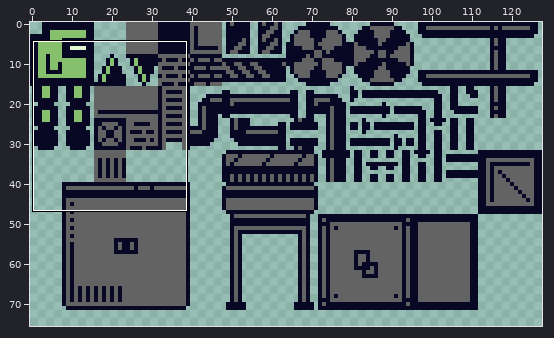
Edited in one commit: sprite sheet (Art/Tilesheet.png). Above, an overview of the earlier version with the close-up marked.
Close-up. The starting point:
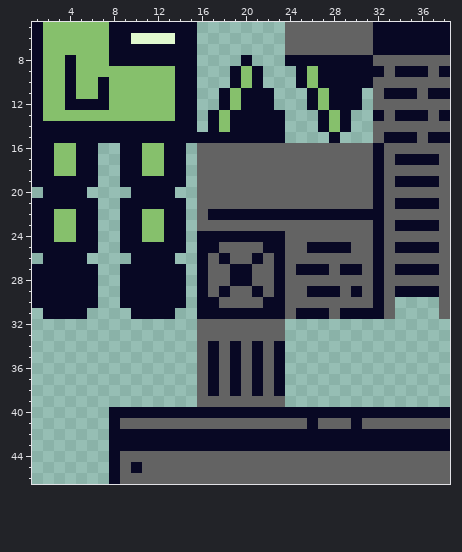
The file is 128x128 pixels. Shown: x 1..38, y 5..46. The wide view leaves out empty margins.
New version:
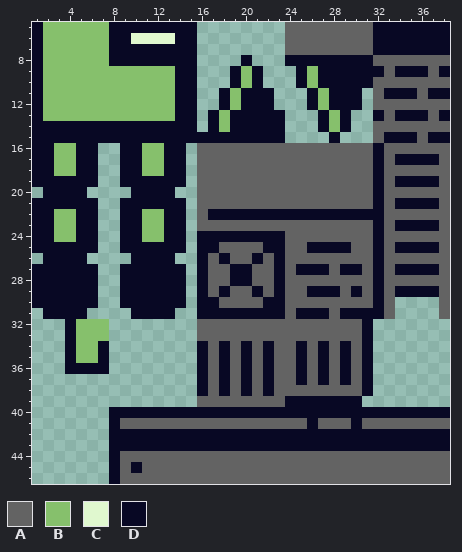
Palette (. is transparent): A #636363  B #86c06c  C #e0f8cf  D #080824
Changes in this commit:
@@ x 2..9 @@
  7 BBBBBBDD
- 8 BBDBBBDD
- 9 BBDBBBBB
-10 BBDBBDBB
-11 BBDBBDBB
-12 BBDDDDBB
+ 8 BBBBBBDD
+ 9 BBBBBBBB
+10 BBBBBBBB
+11 BBBBBBBB
+12 BBBBBBBB
 13 BBBBBBBB
@@ x 1..38 @@
 31 .DDDD....DDDD..DDDDDDDDADDDADDDDA....A
-32 ...............AAAAAAAA...............
-33 ...............AAAAAAAA...............
-34 ...............ADADADAD...............
-35 ...............ADADADAD...............
-36 ...............ADADADAD...............
-37 ...............ADADADAD...............
-38 ...............ADADADAD...............
-39 ...............AAAAAAAA...............
+32 ...DBBB........AAAAAAAAAAAAAAAD.......
+33 ...DBBB........AAAAAAAAAAAAAAAD.......
+34 ...DBBD........DADADADAADADADAD.......
+35 ...DBBD........DADADADAADADADAD.......
+36 ...DDDD........DADADADAADADADAD.......
+37 ...............DADADADAADADADAD.......
+38 ...............DADADADAAAAAAAAD.......
+39 ...............AAAAAAAADDDDDDD........
 40 .......DDDDDDDDDDDDDDDDDDDDDDDDDDDDDDD
